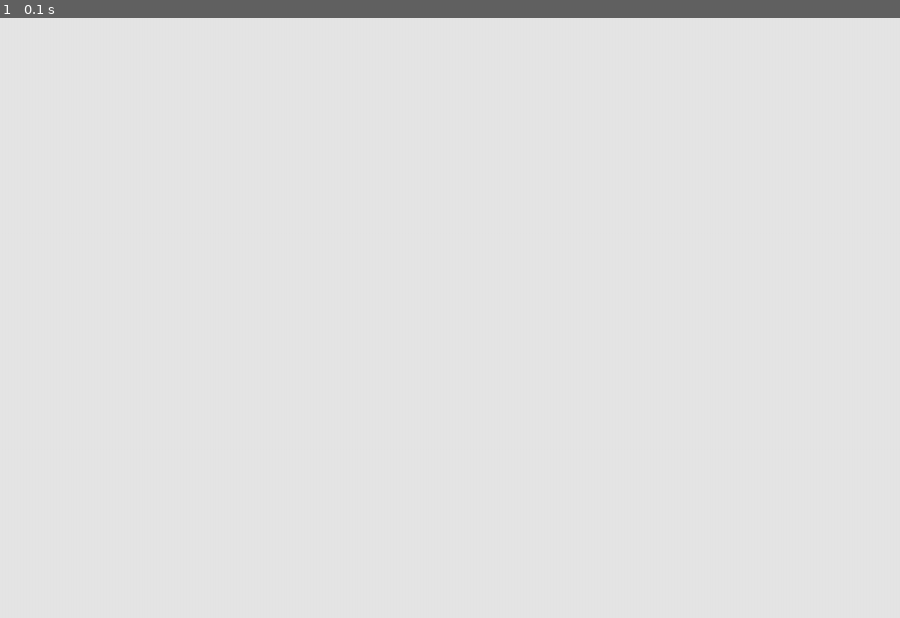
Above: before the commit, frame 1.
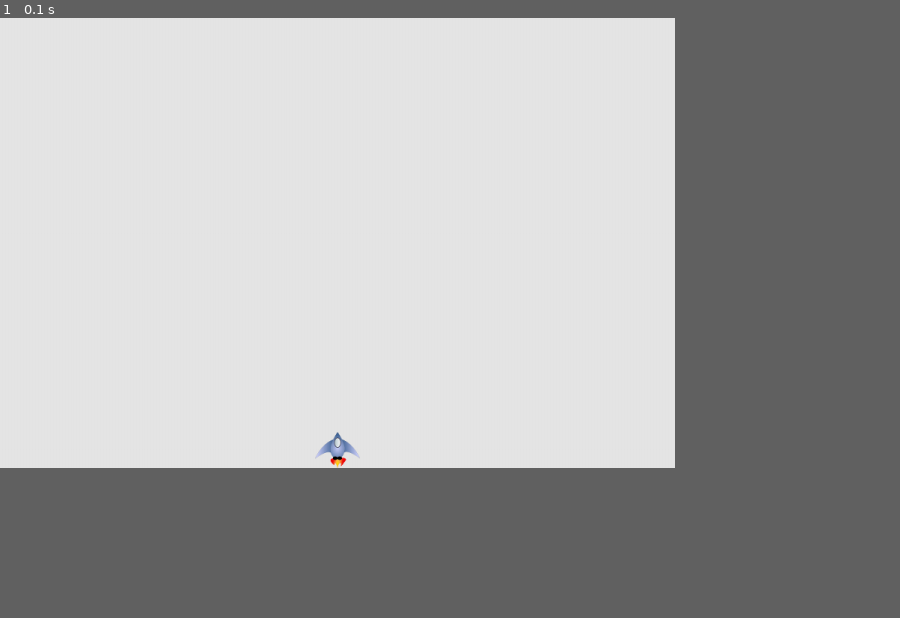
Above: after the commit, the same moment.

Repository: chenboshuo/learn_python
Game: pygame game, started from pygame/alien_invasion/alien_invason.py
The game is run twice, just before and just after one commit, with the same random seed, the same clock (stepped at 60 frames per second) and the same inputs.
Inputs:
- Up to frame 1 (0.1 s): no input
In our replay, the window is 900x600 before the commit and 675x450 after it. These sizes can differ from the game's own. Grey fills any space a smaller window leaves; there, only what the larger window draws over its background counts as a difference.

The runs differ from the first frame. In frame 1, 0.1% of the frame differs, in the area x 35-40%, y 69-75%.

Commit message:
12.4.1/2 创建ship类 在屏幕上绘制飞船
顺便改了改屏幕尺寸,电脑装不下

Diff:
--- a/pygame/alien_invasion/alien_invason.py
+++ b/pygame/alien_invasion/alien_invason.py
@@ -1,7 +1,9 @@
 import sys
 
 import pygame
+
 from settings import Setting
+from ship import Ship
 
 def run_game():
     # 初始化游戏并创建一个屏幕对象
@@ -11,6 +13,9 @@
         (ai_settings.screen_width, ai_settings.screen_height)
     ) # 创建(1200, 800)的窗口
     pygame.display.set_caption("Alien Invasion")
+
+    # 创建一艘飞船
+    ship = Ship(screen)
 
     # 开始游戏主循环
     while True:
@@ -22,6 +27,7 @@
 
         # 每次循环都重新绘制屏幕
         screen.fill(ai_settings.bg_color) # 这个方法只接受一种实参: 一种颜色
+        ship.biltme()
 
         # 让最近的屏幕可见
         pygame.display.flip()
--- a/pygame/alien_invasion/settings.py
+++ b/pygame/alien_invasion/settings.py
@@ -4,6 +4,6 @@
     def __init__(self):
         '''初始化游戏设置'''
         # 屏幕设置
-        self.screen_width = 1200
-        self.screen_height = 800
+        self.screen_width = 900
+        self.screen_height = 600
         self.bg_color = (230, 230, 230)
--- /dev/null
+++ b/pygame/alien_invasion/ship.py
@@ -0,0 +1,20 @@
+import pygame
+
+class Ship():
+
+    def __init__(self, screen):
+        """初始化飞船并设置初始位置"""
+        self.screen = screen
+
+        # 加载飞船并获取其外界矩形
+        self.imag = pygame.image.load('images/ship.bmp')
+        self.rect = self.imag.get_rect()
+        self.screen_rect = screen.get_rect()
+
+        # 将飞船放在底部中央
+        self.rect.centerx = self.screen_rect.centerx
+        self.rect.bottom = self.screen_rect.bottom
+
+    def biltme(self):
+        '''在指定位置绘制飞船'''
+        self.screen.blit(self.imag, self.rect)
